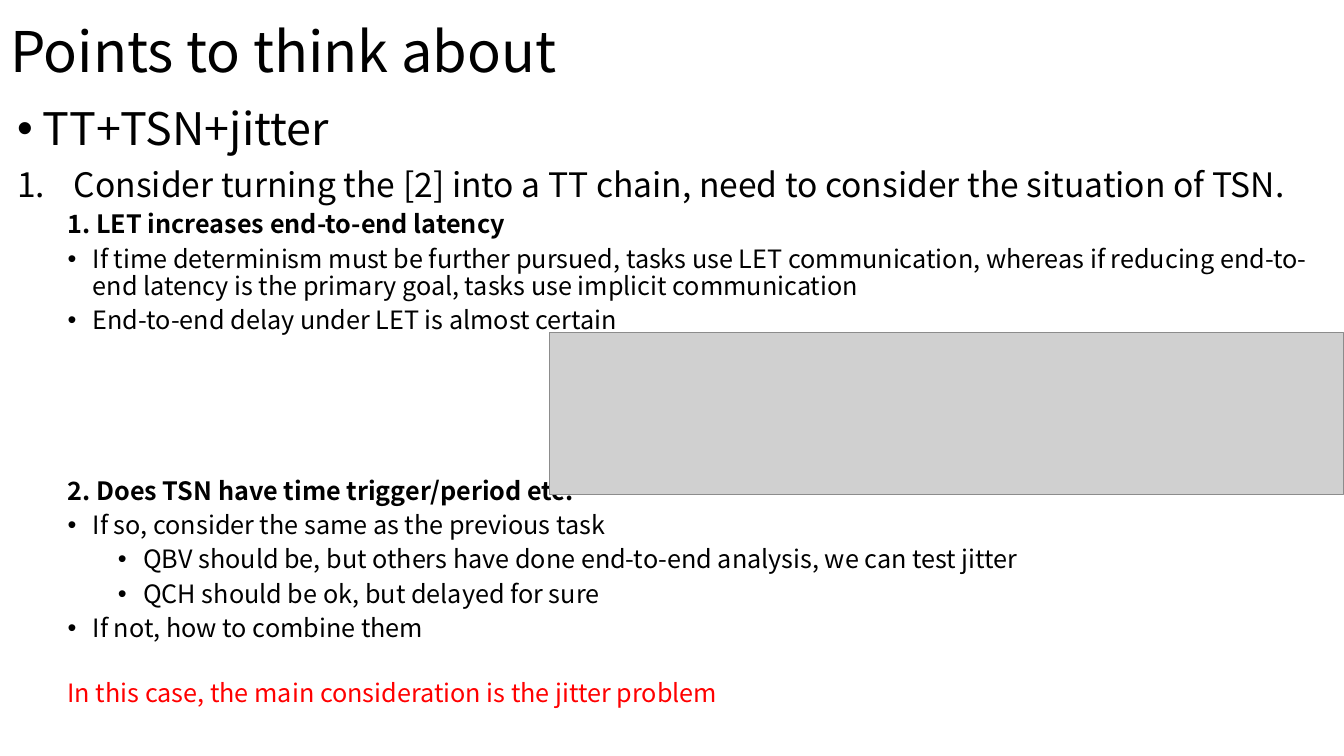
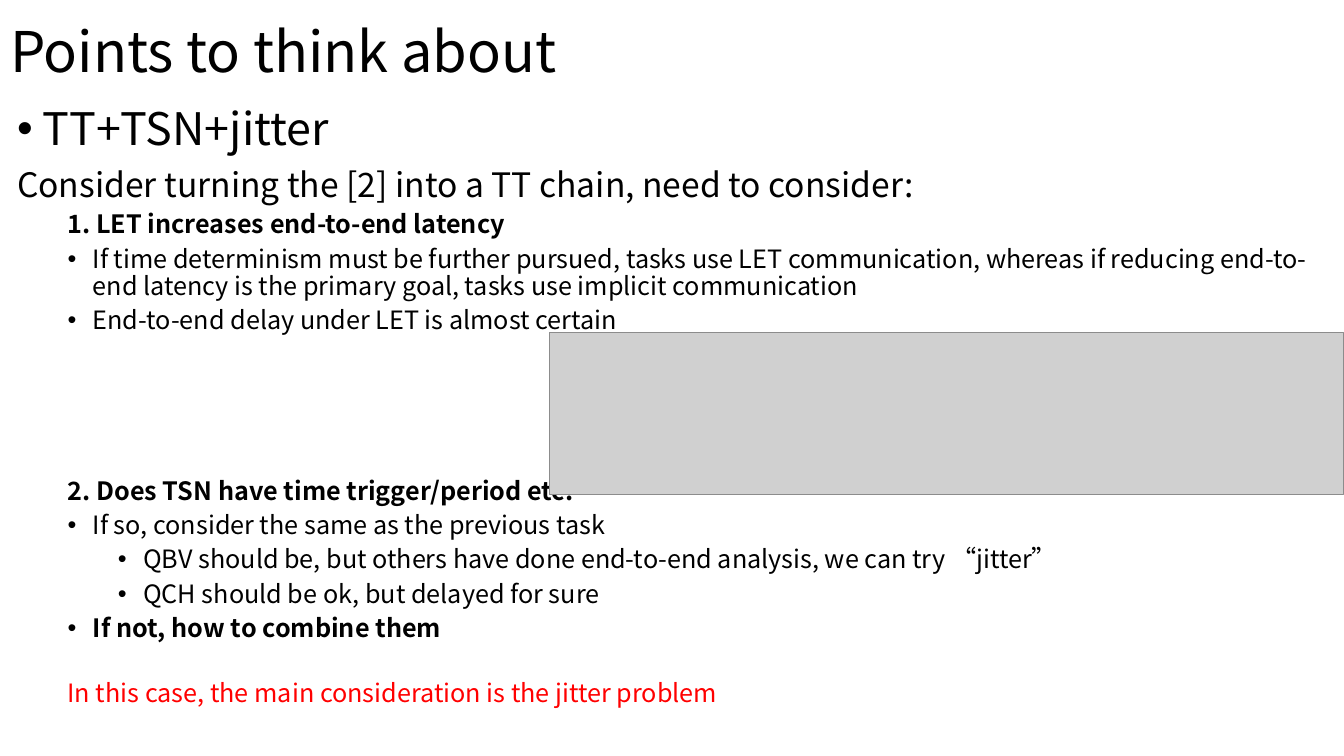
Before and after one commit to wsm6636/note, a slide deck: slide 3 of 06-ppt/discussion/0424.pptx. Drawn at 1344x756 pixels with LibreOffice and Linux fonts; fonts in the diff are those of the drawing; grey boxes stand for pictures. Boxes give left, top, right and bottom in pixels: in the first picture for what was removed or moved away, otherwise in the second. Text is boxed around its words. In the diff, an @@ line names an element or a change of style, - is before the commit and + after.

```diff
--- a/06-ppt/discussion/0424.pptx
+++ b/06-ppt/discussion/0424.pptx
@@ text at [17, 170, 914, 206]: text changed @@
-1. Consider turning the [2] into a TT chain, need to consider the situation of TSN.
+Consider turning the [2] into a TT chain, need to consider:
@@ text at [143, 546, 1057, 574]: text changed @@
-    • QBV should be, but others have done end-to-end analysis, we can test jitter
+    • QBV should be, but others have done end-to-end analysis, we can try “jitter”
@@ text at [93, 616, 441, 643]: bold on in "If not, how to combine them" @@
```
Also in this commit, not shown: 1 other slide changed, 7 other files.
